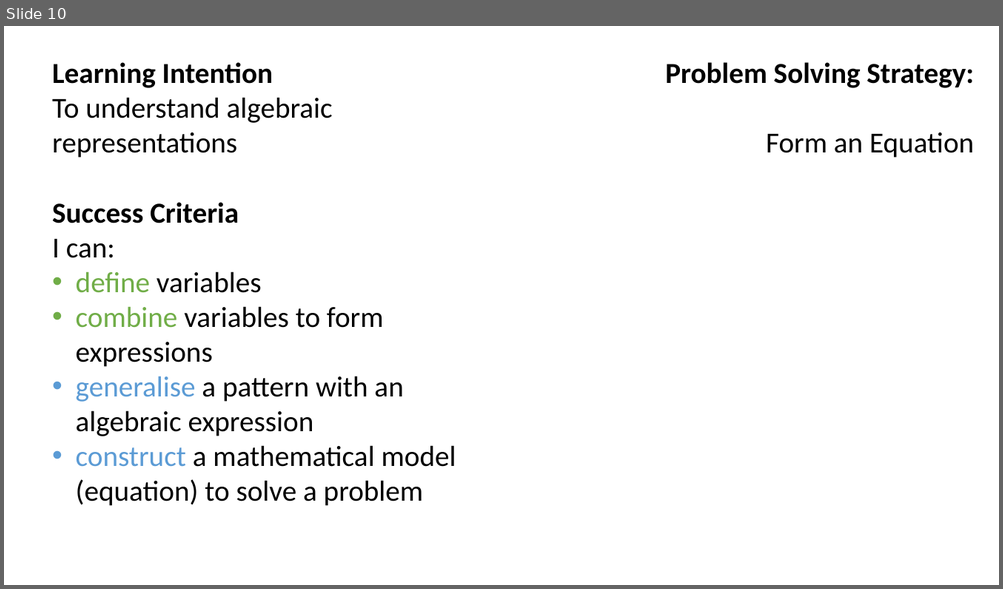
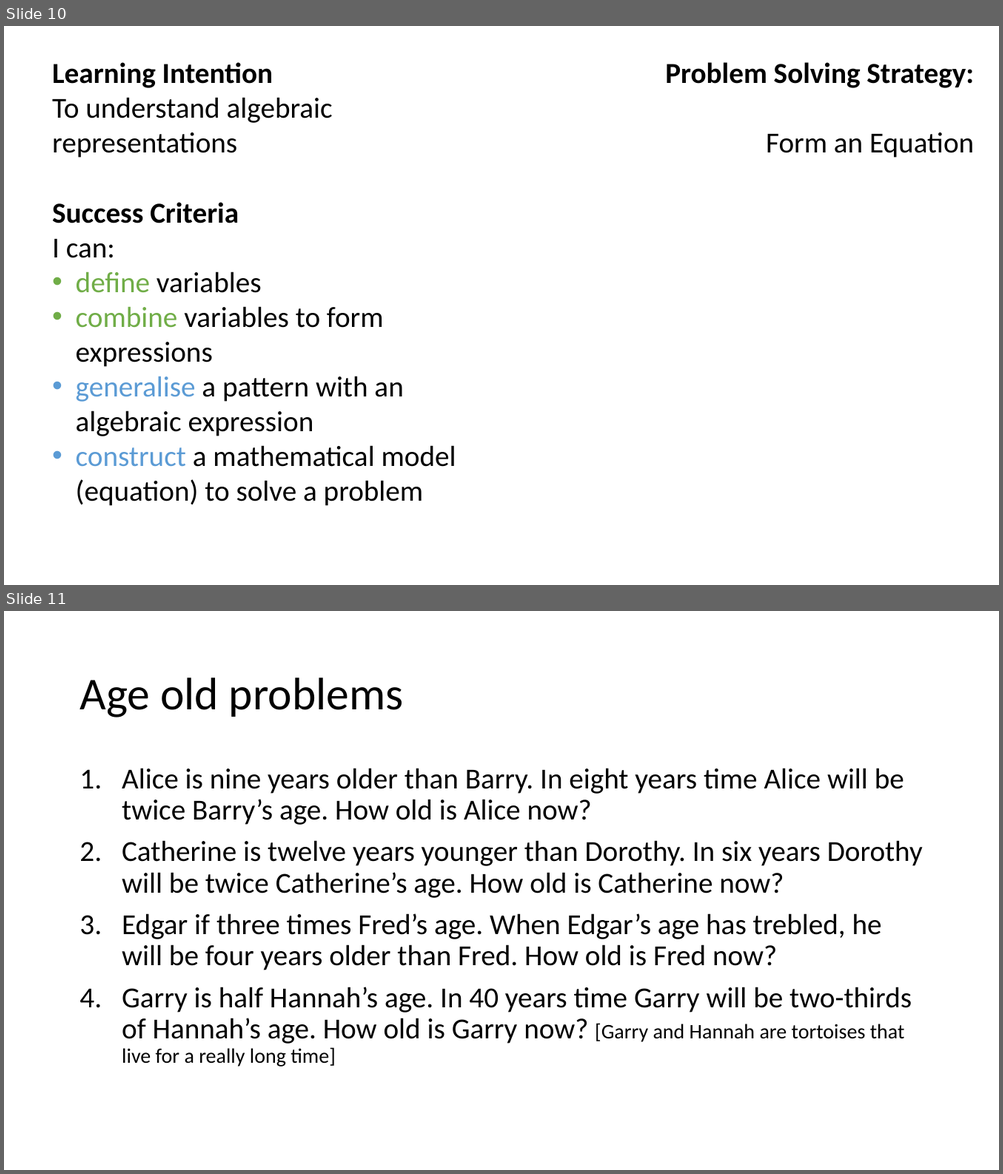
Before and after one commit to benwhicks/problem_solving, a slide deck: Strategies/Form an equation.pptx. Shown one above the other, each under a label of ours: slide 10 before the commit, slides 10 and 11 after it. The pictures are 1003x589 and 1003x1174 pixels, drawn with LibreOffice and Linux fonts; fonts in the diff are those of the drawing. Boxes give left, top, right and bottom in pixels: in the first picture for what was removed or moved away, otherwise in the second. Text is boxed around its words. In the diff, an @@ line names an element or a change of style, - is before the commit and + after.

```diff
--- a/Strategies/Form an equation.pptx
+++ b/Strategies/Form an equation.pptx
@@ slide 11 added at (4, 611, 999, 1170), background #FFFFFF @@
@@ title added at (79, 678, 404, 718), 44 pt, text #000000 @@
+Age old problems
@@ text added at (122, 768, 922, 1067), 28 pt, text #000000 @@
+1. Alice is nine years older than Barry. In eight years time Alice will be twice Barry’s age. How old is Alice now?
+2. Catherine is twelve years younger than Dorothy. In six years Dorothy will be twice Catherine’s age. How old is Catherine now?
+3. Edgar if three times Fred’s age. When Edgar’s age has trebled, he will be four years older than Fred. How old is Fred now?
+4. Garry is half Hannah’s age. In 40 years time Garry will be two-thirds of Hannah’s age. How old is Garry now? [Garry and Hannah are tortoises that live for a really long time]
```
Also in this commit, not shown: 1 other slide added, 2 other files.
